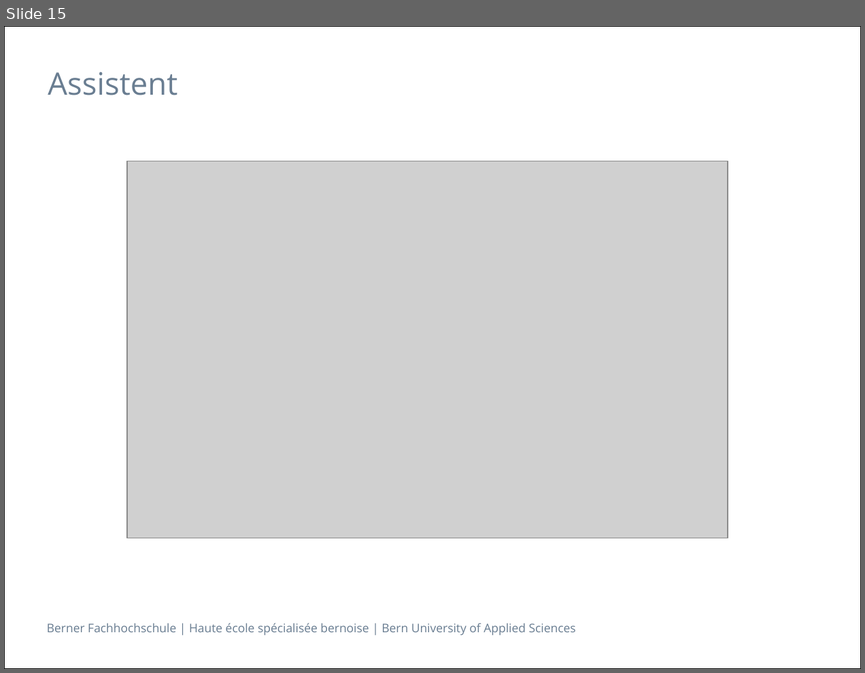
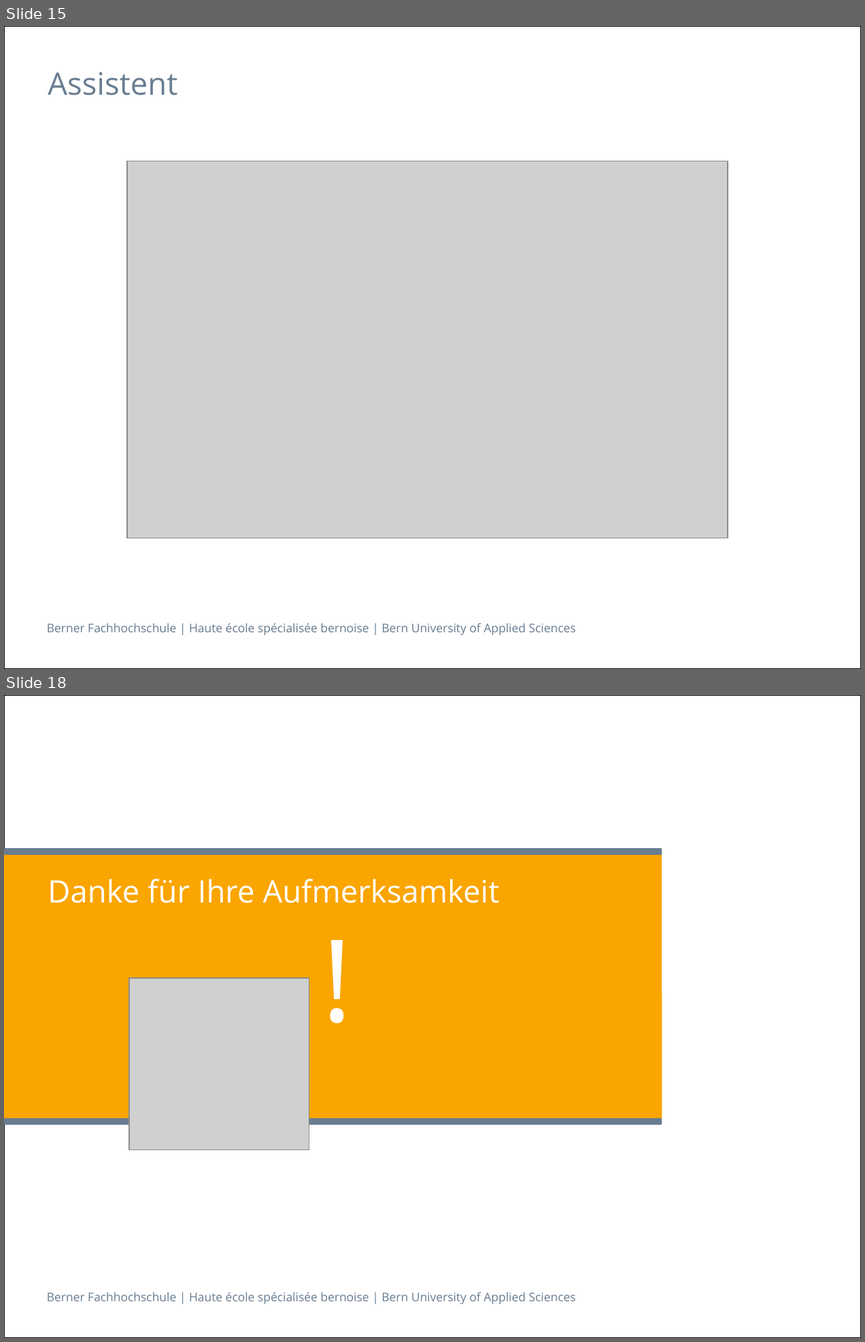
Before and after one commit to gunzm1/ElephantSearch, a slide deck: Doc/Semantische Datenbanken_bfh.pptx. Shown one above the other, each under a label of ours: slide 15 before the commit, slides 15 and 18 after it; the slides between them are not shown. The pictures are 865x673 and 865x1342 pixels, drawn with LibreOffice and Linux fonts; fonts in the diff are those of the drawing; grey boxes stand for pictures. Boxes give left, top, right and bottom in pixels: in the first picture for what was removed or moved away, otherwise in the second. Text is boxed around its words. In the diff, an @@ line names an element or a change of style, - is before the commit and + after.

```diff
--- a/Doc/Semantische Datenbanken_bfh.pptx
+++ b/Doc/Semantische Datenbanken_bfh.pptx
@@ slide 18 added at box(4, 695, 861, 1338), background #FFFFFF; not listed: 2 template elements that a slide beside it also shows @@
@@ rounded rectangle added at box(4, 851, 662, 1121), fill #FAA500 @@
@@ rounded rectangle added at box(4, 849, 662, 855), fill #697D91 @@
@@ title added at box(48, 879, 500, 903), 26 pt, text #FFFFFF @@
+Danke für Ihre Aufmerksamkeit
@@ subtitle added at box(322, 903, 384, 1040), 96 pt, text #FFFFFF @@
+!
@@ picture added at box(129, 978, 309, 1149) @@
@@ rounded rectangle added at box(4, 1118, 662, 1125), fill #697D91 @@
```
Also in this commit, not shown: 6 slides changed, 1 other file.
